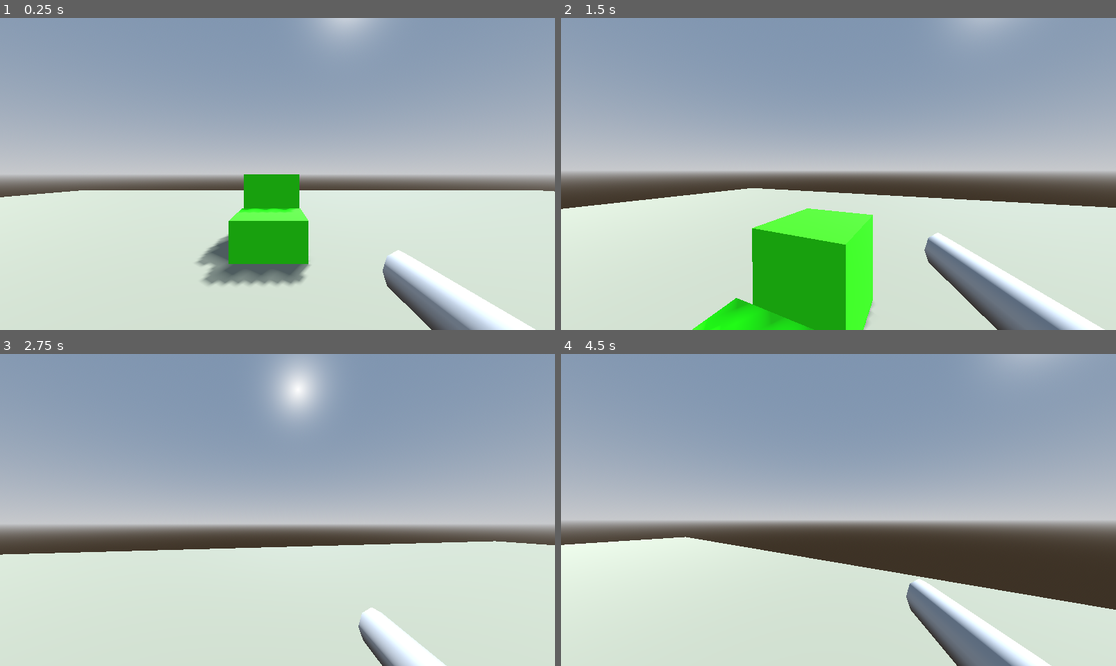
Above: before the commit, frames 1-4 (two rows, left to right).
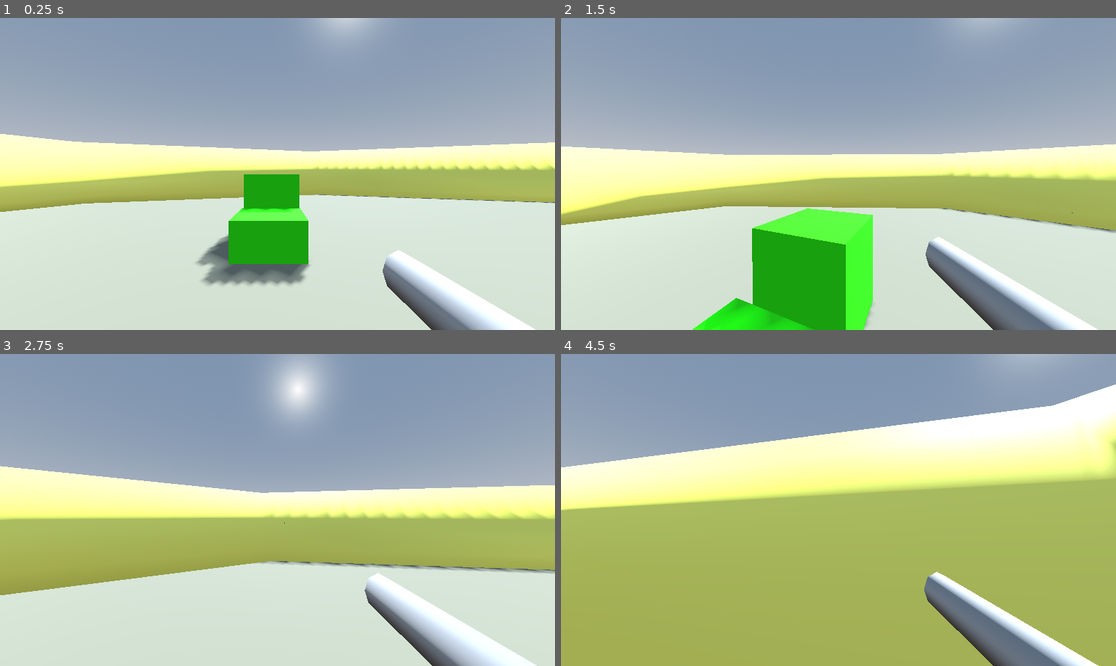
Above: after the commit, the same moments.

Repository: deelorr/Untitled-3D
Game: Godot game, scene res://world.tscn
The game is run twice, just before and just after one commit, with the same random seed, the same clock (stepped at 60 frames per second) and the same inputs.
Inputs (mouse positions are in pixels of both pictures, inside the frame that each line leads up to):
- Up to frame 1 (0.25 s): no input
- Up to frame 2 (1.5 s): move the mouse to (866, 174) at 0.52 s; hold W (move_forward) from 0.53 s (still down); click (866, 174) at 0.6 s; tap Space (jump) at 0.77 s; move the mouse to (810, 174) at 1.27 s; tap Shift (sprint) at 1.35 s
- Up to frame 3 (2.75 s): keep holding W (move_forward); tap Space (jump) at 1.52 s; move the mouse to (288, 503) at 2.02 s; click (288, 503) at 2.1 s
- Up to frame 4 (4.5 s): keep holding W (move_forward); move the mouse to (832, 516) at 2.77 s; tap Shift (sprint) at 2.85, 4.35 s; tap Space (jump) at 3.02, 3.77 s; move the mouse to (877, 513) at 3.52 s; click (877, 513) at 3.6 s; move the mouse to (794, 506) at 4.27 s

The runs differ from the first frame. In frame 1, 17% of the frame differs, in the area x 0-100%, y 37-63%; in frame 2, 22%; in frame 3, 33%; in frame 4, 75%, in the area x 0-100%, y 9-100%.

Commit message:
got bullet firing from spawn point at end of barrel

Diff:
--- a/bullet.gd
+++ b/bullet.gd
@@ -7,8 +7,8 @@
 var damage: int = 10
 
 func _ready():
-	# Set the initial linear velocity
-	linear_velocity = -transform.basis.z * SPEED
+	# Set the initial linear velocity based on the bullet's forward direction
+	linear_velocity = transform.basis.z * SPEED
 
 func _process(delta: float):
 	# Optionally, destroy the bullet after some time
--- a/bullet.tscn
+++ b/bullet.tscn
@@ -5,8 +5,9 @@
 [sub_resource type="CylinderMesh" id="CylinderMesh_7ymun"]
 
 [node name="Bullet" type="RigidBody3D"]
+transform = Transform3D(0.15, 0, 0, 0, 0.15, 0, 0, 0, 0.35, 0, 0, 0)
 script = ExtResource("1_m5fdt")
 
 [node name="MeshInstance3D" type="MeshInstance3D" parent="."]
-transform = Transform3D(0.144, 0, 0, 0, -4.37114e-09, -0.144, 0, 0.1, -6.29444e-09, 0, 0, 0)
+transform = Transform3D(0.04032, 0, 0, 0, -1.71349e-09, -0.0432, 0, 0.0391999, -1.88833e-09, 0, 0, 0)
 mesh = SubResource("CylinderMesh_7ymun")
--- a/player.gd
+++ b/player.gd
@@ -46,15 +46,24 @@
 
 @onready var head: Node3D = $Head
 @onready var camera: Camera3D = $Head/Camera3D
-@onready var gun: Node3D = $Head/Gun
+@onready var gun: Node3D = $Head/Camera3D/Gun
+@onready var bullet_scene = preload("res://bullet.tscn")
+@onready var bullet_spawn_marker = $Head/Camera3D/BulletSpawnMarker
 
 # =====================
 # Lifecycle Functions
 # =====================
 
-func _ready():
+func _ready() -> void:
 	Input.set_mouse_mode(Input.MOUSE_MODE_CAPTURED)
 	camera_base_pos = camera.transform.origin
+
+	# Debug: Ensure BulletSpawnMarker is valid
+	if bullet_spawn_marker and bullet_spawn_marker.is_inside_tree():
+		print("BulletSpawnMarker is valid and ready.")
+	else:
+		print("Error: BulletSpawnMarker is not set up correctly.")
+
 
 # =====================
 # Input Handling
@@ -87,12 +96,20 @@
 	await get_tree().create_timer(FIRE_RATE).timeout
 	can_shoot = true
 
-	# Perform raycast and apply damage if hit
-	var result = _perform_raycast()
-	if result and result.collider and result.collider.has_method("apply_damage"):
-		result.collider.apply_damage(SHOOT_DAMAGE)
+	# Instance the bullet
+	if bullet_scene:
+		var bullet = bullet_scene.instantiate() as RigidBody3D
+
+		# Set bullet transform to match the bullet_spawn_marker
+		bullet.global_transform = bullet_spawn_marker.global_transform
+
+		# Add bullet to the scene
+		get_tree().get_current_scene().add_child(bullet)
+
+		print("Shot fired")
 
 	# Placeholder for effects (muzzle flash, sound, etc.)
+
 	print("Shot fired")
 
 func _perform_raycast() -> Dictionary:
--- a/world.tscn
+++ b/world.tscn
@@ -31,7 +31,7 @@
 [node name="World" type="Node3D"]
 
 [node name="DirectionalLight3D" type="DirectionalLight3D" parent="."]
-transform = Transform3D(-0.866025, -0.433013, 0.25, -0.200526, 0.758817, 0.619666, -0.458028, 0.486515, -0.743985, 0, 208.724, 0)
+transform = Transform3D(-0.866025, -0.433013, 0.250001, -0.200526, 0.758817, 0.619666, -0.458028, 0.486515, -0.743985, 0, 140.724, 0)
 shadow_enabled = true
 directional_shadow_split_1 = 0.162
 directional_shadow_split_2 = 0.381
@@ -60,10 +60,13 @@
 transform = Transform3D(1, 0, 0, 0, 1, 0, 0, 0, 1, 0.186573, 1.02899, -0.602707)
 fov = 44.304
 
-[node name="Gun" type="CSGCylinder3D" parent="Player/Head"]
-transform = Transform3D(0.424478, 0, 0, 0, -0.00402991, 0.551127, 0, -0.190323, -0.0116696, 0.587402, 0.718964, -0.784424)
+[node name="Gun" type="CSGCylinder3D" parent="Player/Head/Camera3D"]
+transform = Transform3D(0.424478, 0, 0, 0, -0.00402991, 0.551127, 0, -0.190323, -0.0116696, 0.400829, -0.310026, -0.181717)
 radius = 0.127033
 height = 5.52902
+
+[node name="BulletSpawnMarker" type="Marker3D" parent="Player/Head/Camera3D"]
+transform = Transform3D(0.424478, 0, 0, 0, -0.190254, 0.0188441, 0, -0.00650751, -0.550928, 0.400829, -0.310026, -0.723282)
 
 [node name="Floor" type="CSGBox3D" parent="."]
 transform = Transform3D(1.836, 0, 0, 0, 65.1974, 0, 0, 0, 1.672, 0, 4.01442, 0)
@@ -82,7 +85,6 @@
 use_collision = true
 
 [node name="Boundaries" type="CSGTorus3D" parent="."]
-transform = Transform3D(45.8869, 0, 0, 0, 35.2794, 0, 0, 0, 40.824, 0, 9, 0)
-visible = false
+transform = Transform3D(45.8869, 0, 0, 0, 21.1676, 0, 0, 0, 40.824, 0, 4, 0)
 material_override = SubResource("StandardMaterial3D_krvn8")
 use_collision = true
